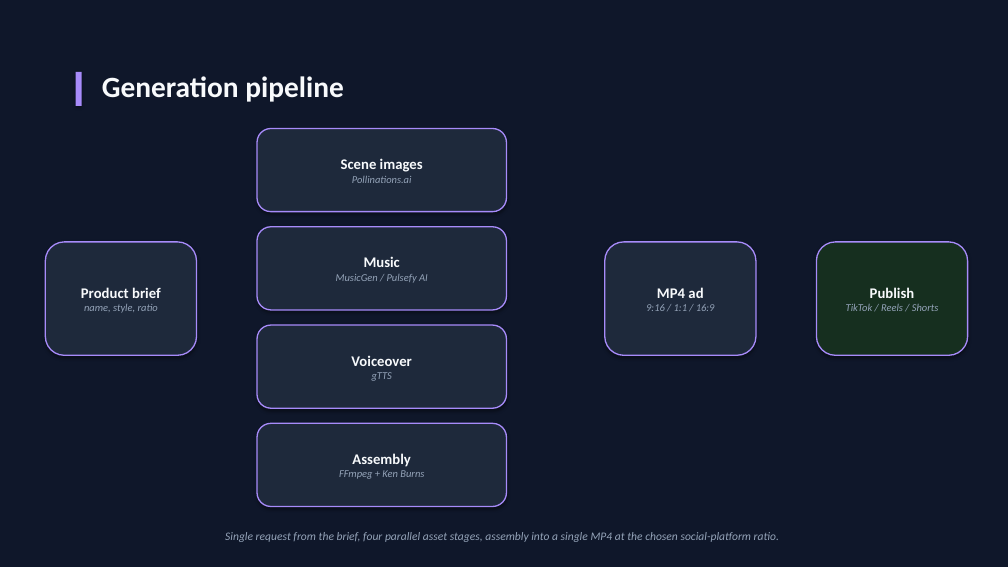
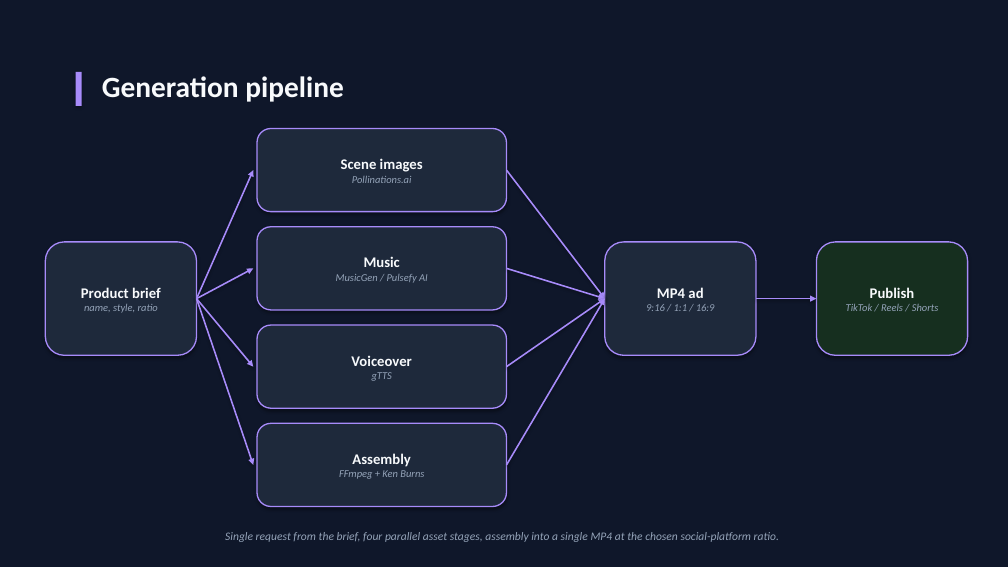
Before and after one commit to kevinvlad03/Pulsefy-Diploma-Project, a slide deck: slide 6 of docs/Pulsefy_Defense_Presentation.pptx (slide 5 before the commit). Drawn at 1008x567 pixels with LibreOffice and Linux fonts; fonts in the diff are those of the drawing. Boxes give left, top, right and bottom in pixels: in the first picture for what was removed or moved away, otherwise in the second. Text is boxed around its words. In the diff, an @@ line names an element or a change of style, - is before the commit and + after.

```diff
--- a/docs/Pulsefy_Defense_Presentation.pptx
+++ b/docs/Pulsefy_Defense_Presentation.pptx
@@ arrow added from (197, 299) to (253, 170), #A78BFA 1.5 pt @@
@@ arrow added from (507, 170) to (605, 299), #A78BFA 1.5 pt @@
@@ arrow added from (197, 299) to (253, 268), #A78BFA 1.5 pt @@
@@ arrow added from (507, 268) to (605, 299), #A78BFA 1.5 pt @@
@@ arrow added from (197, 299) to (253, 367), #A78BFA 1.5 pt @@
@@ arrow added from (197, 299) to (253, 465), #A78BFA 1.5 pt @@
@@ arrow added from (507, 367) to (605, 299), #A78BFA 1.5 pt @@
@@ arrow added from (507, 465) to (605, 299), #A78BFA 1.5 pt @@
@@ arrow added from (756, 299) to (817, 299), #A78BFA 1.5 pt @@
```
Also in this commit, not shown: 4 other slides changed, 2 slides added, 1 slide removed, 1 other file.
